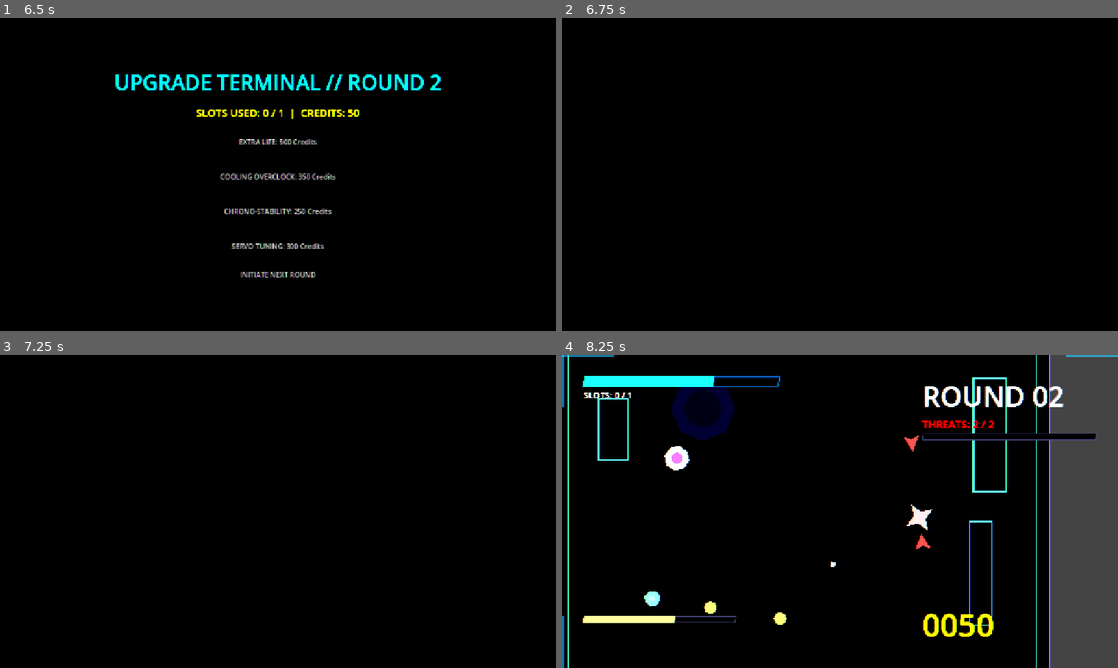
Above: before the commit, frames 1-4 (two rows, left to right).
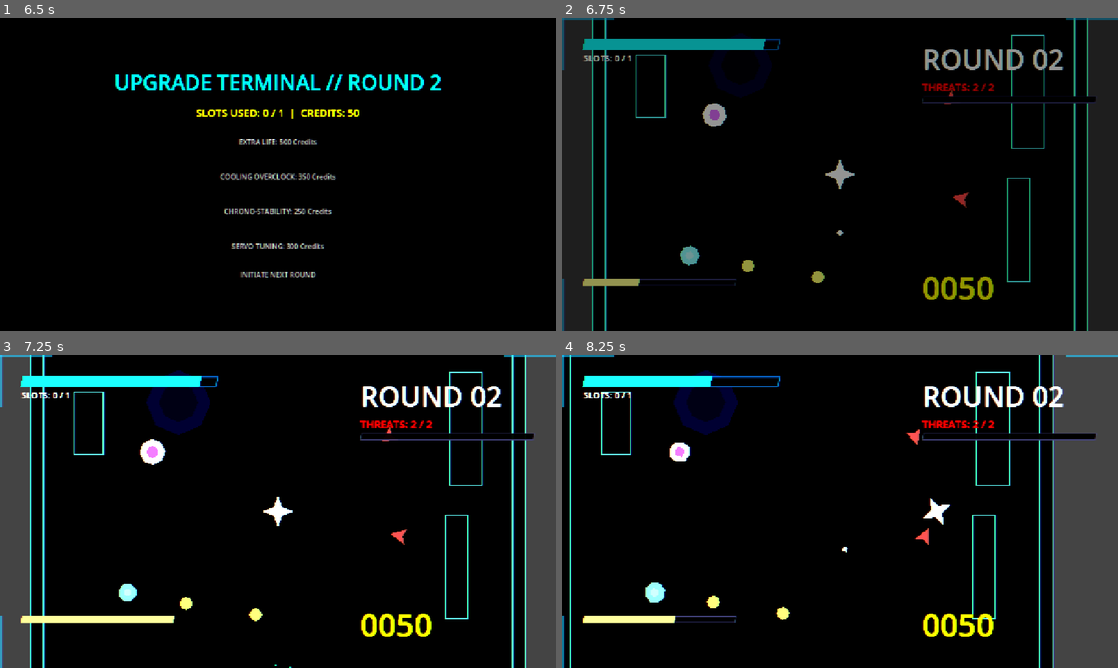
Above: after the commit, the same moments.

Repository: ViSaLrOxX/GUDEV-spring-gamejam-2026
Game: Godot game, scene res://scenes/menu.tscn
The game is run twice, just before and just after one commit, with the same random seed, the same clock (stepped at 60 frames per second) and the same inputs.
Inputs (mouse positions are in pixels of both pictures, inside the frame that each line leads up to):
- Up to frame 1 (6.5 s): click "PLAY" at 0.5 s; tap Enter at 1.25 s; move the mouse to (250, 237) at 1.27 s; hold B (shop) 1.28-2.03 s; hold W (move_up) 1.28-2.78 s; move the mouse to (444, 221) at 2.02 s; tap Shift (dash) at 2.1, 4.35 s; tap B (shop) at 2.27, 2.3, 2.57, 3.05, 3.6, 3.77, 4.07, 5.27, 5.3, 5.57 s; move the mouse to (111, 127) at 2.77 s; press the mouse at (111, 127) at 2.78 s; hold A (move_left) 2.78-4.28 s; move the mouse to (305, 174) at 3.52 s; release the mouse at (305, 174) at 3.53 s; move the mouse to (194, 96) at 4.27 s; hold S (move_down) 4.28-5.03 s; hold B (shop) 4.28-5.03 s; move the mouse to (400, 158) at 5.02 s; hold D (move_right) 5.03-5.78 s; click (400, 158) at 5.1 s; move the mouse to (166, 190) at 5.77 s; hold W (move_up) from 5.78 s (still down); hold B (shop) from 5.78 s (still down)
- Up to frame 2 (6.75 s): release W (move_up) at 6.5 s; release B (shop) at 6.5 s; click "INITIATE NEXT ROUND" at 6.5 s
- Up to frame 3 (7.25 s): no input
- Up to frame 4 (8.25 s): tap Space at 7.25 s; move the mouse to (895, 442) at 7.27 s; hold D (move_right) from 7.28 s (still down); tap Shift (dash) at 7.35 s; tap B (shop) at 7.52, 7.55, 7.82 s; move the mouse to (812, 574) at 8.02 s; press the mouse at (812, 574) at 8.03 s

Frame 1 is identical in both runs. In frame 2, 18% of the frame differs, in the area x 0-100%, y 0-100%; in frame 3, 19%; in frame 4, 6.2%.
Error before the commit: Invalid call. Nonexistent function 'queue_free' in base 'Nil'. (res://scripts/game.gd:321)

Commit message:
Improve transition stability, fix lambda crashes, and enhance spawn safety

Diff:
--- a/scripts/game.gd
+++ b/scripts/game.gd
@@ -245,7 +245,11 @@
 	var tw = create_tween().set_pause_mode(Tween.TWEEN_PAUSE_PROCESS); tw.tween_interval(delay)
 	tw.tween_callback(func():
 		if fade_overlay:
-			var ftw = create_tween().set_pause_mode(Tween.TWEEN_PAUSE_PROCESS); ftw.tween_property(fade_overlay, "color:a", 1.0, 0.2); ftw.finished.connect(func(): _start_level(current_level + 1))
+			var ftw = create_tween().set_pause_mode(Tween.TWEEN_PAUSE_PROCESS)
+			ftw.tween_property(fade_overlay, "color:a", 1.0, 0.2)
+			ftw.finished.connect(func(): _start_level(current_level + 1))
+		else:
+			_start_level(current_level + 1)
 	)
 
 func _pulse_zoom(amt: float, speed: float) -> void:
@@ -299,6 +303,8 @@
 
 func _close_shop() -> void:
 	var shop = get_node_or_null("ShopUI"); if shop: shop.queue_free(); is_shop_open = false; _transition_lock_timer = TRANSITION_DELAY
+	# Immediately start the game if they pressed the button
+	is_waiting_to_start = false; shop_hint_label.visible = false; _last_real_ms = Time.get_ticks_msec()
 
 func _show_game_over_screen() -> void:
 	game_active = false; var go = CanvasLayer.new(); go.layer = 30; add_child(go)
@@ -318,7 +324,7 @@
 
 func _show_big_bonus_message(txt: String) -> void:
 	var label = Label.new(); label.name = "BonusLabel_" + str(Time.get_ticks_msec()); label.text = txt; label.add_theme_fo …(244 unchanged characters)…
-	var tw = create_tween().set_pause_mode(Tween.TWEEN_PAUSE_PR …(179 unchanged characters)… delay(0.8); tw.finished.connect(func(): label.queue_free())
+	var tw = create_tween().set_pause_mode(Tween.TWEEN_PAUSE_PR …(179 unchanged characters)… delay(0.8); tw.finished.connect(func(): if is_instance_valid(label): label.queue_free())
 
 func _update_ui() -> void:
 	if time_bar:
@@ -386,12 +392,18 @@
 	NavigationServer2D.region_set_navigation_polygon(nav_region.get_region_rid(), poly)
 
 func _get_random_pos(w: float, h: float, inner_rects: Array, safe_zone: Rect2) -> Vector2:
-	var best_p = Vector2(w/2.0 + 100.0, h/2.0 + 100.0)
-	for i in range(100):
+	for i in range(250): # Increased attempts
 		var p = Vector2(randf_range(80, w - 80), randf_range(80, h - 80)); if safe_zone.has_point(p): continue
-		var valid = true; for r in inner_rects: if r.grow(45.0).has_point(p): valid = false; break
+		var valid = true; for r in inner_rects: if r.grow(50.0).has_point(p): valid = false; break
 		if valid: return p
-	return best_p
+
+	# Fallback: ignore safe zone if desperate
+	for i in range(50):
+		var p = Vector2(randf_range(50, w - 50), randf_range(50, h - 50))
+		var valid = true; for r in inner_rects: if r.grow(30.0).has_point(p): valid = false; break
+		if valid: return p
+
+	return Vector2(w/2.0, h/2.0) + Vector2(randf_range(-50, 50), randf_range(-50, 50))
 
 func _spawn_entities(level: int, w: float, h: float, inner_rects: Array) -> void:
 	var sz = minf(w, h) * 0.25; var safe_zone = Rect2(w/2.0 - sz, h/2.0 - sz, sz * 2.0, sz * 2.0); portal_instance = portal_scene.instantiate(); portal_instance.global_position = _get_random_pos(w, h, inner_rects, safe_zone); dynamic_entities.add_child(portal_instance)
